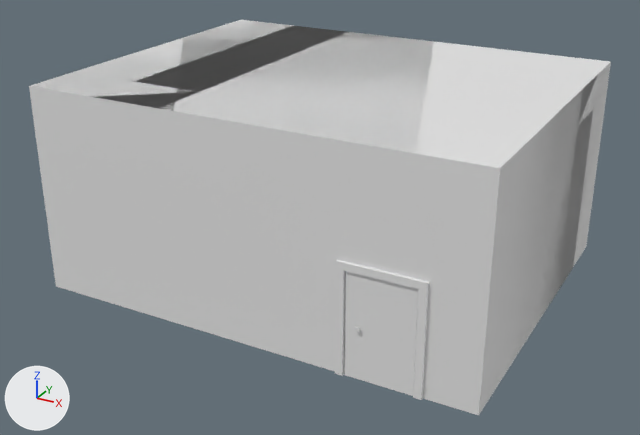
The FBX model VHS_project/Assets/Graphics/office.FBX as it was, and as the next commit left it.
Camera for both pictures: a camera (50 mm lens) standing at (3.13, -5.91, 3.37) and looking at (-0.03, -0.17, 0.5). Arrows for +X, +Y and +Z are at lower left; the lights stay in place. Where no turn or scale is listed for an object, it has been applied to the vertices.
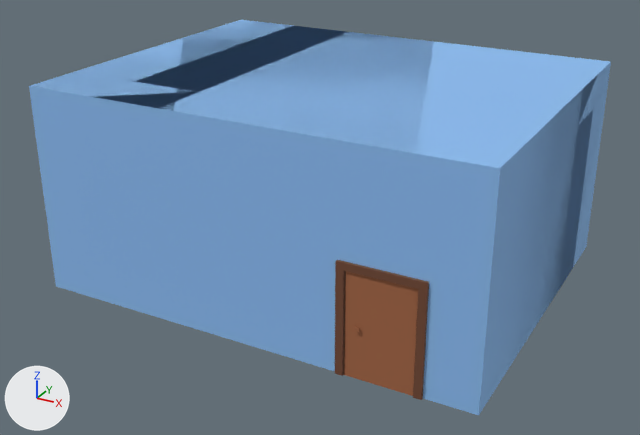
Commit message: Add color office model

Where the change shows, as pixel boxes [x1, y1, x2, y2] in the pictures (640 x 435 px):
'Plane001', recoloured (grey to blue): [29, 86, 500, 415] in both
'Object001', recoloured (white to blue): [30, 20, 610, 168] in both
'Object005', recoloured (grey to blue): [479, 62, 611, 414] in both
'Box003', recoloured (grey to brown): [344, 271, 418, 396] in both
'Box002', recoloured (grey to brown): [335, 260, 429, 400] in both

Diff of the bpy script that builds the scene:
```diff
--- a/VHS_project/Assets/Graphics/office.FBX.py
+++ b/VHS_project/Assets/Graphics/office.FBX.py
@@ mat_material__15 @@
+mat_material__15 = principled_material('Material #15')
+mat_material__15.base_color = (0.165, 0.0627, 0.0314)  # brown #714732
+mat_material__15.roughness = 0.859
@@ mat_material__16 @@
+mat_material__16 = principled_material('Material #16')
+mat_material__16.base_color = (0.365, 0.129, 0.0549)  # brown #a36542
+mat_material__16.roughness = 0.859
@@ mat_material__2 @@
+mat_material__2 = principled_material('Material #2')
+mat_material__2.base_color = (0.259, 0.506, 0.875)  # blue #8bbdf0
+mat_material__2.roughness = 0.859
@@ me_mesh @@
 me_mesh.from_pydata(...)  # 12 vertices, 5 faces; spans x -1.78..1.78, y -1.4, z 0.0..1.65
+me_mesh.materials.append(mat_material__2)  # blue #8bbdf0
@@ me_mesh_001 @@
 me_mesh_001.from_pydata(...)  # 8 vertices, 2 faces; spans x -1.78..1.78, y -1.4..1.4, z 1.65
+me_mesh_001.materials.append(mat_material__2)  # blue #8bbdf0
@@ me_mesh_005 @@
 me_mesh_005.from_pydata(...)  # 8 vertices, 2 faces; spans x 1.78, y -1.4..1.4, z 0.0..1.65
+me_mesh_005.materials.append(mat_material__2)  # blue #8bbdf0
@@ me_mesh_008 @@
 me_mesh_008.from_pydata(...)  # 68 vertices, 66 faces; spans x -0.508..0.008, y -0.029..0.029, z -0.393..0.393
+me_mesh_008.materials.append(mat_material__16)  # brown #a36542
@@ me_mesh_006 @@
 me_mesh_006.from_pydata(...)  # 24 vertices, 22 faces; spans x -0.029..0.602, y -0.022..0.022, z 0.0..0.848
+me_mesh_006.materials.append(mat_material__15)  # brown #714732
```
